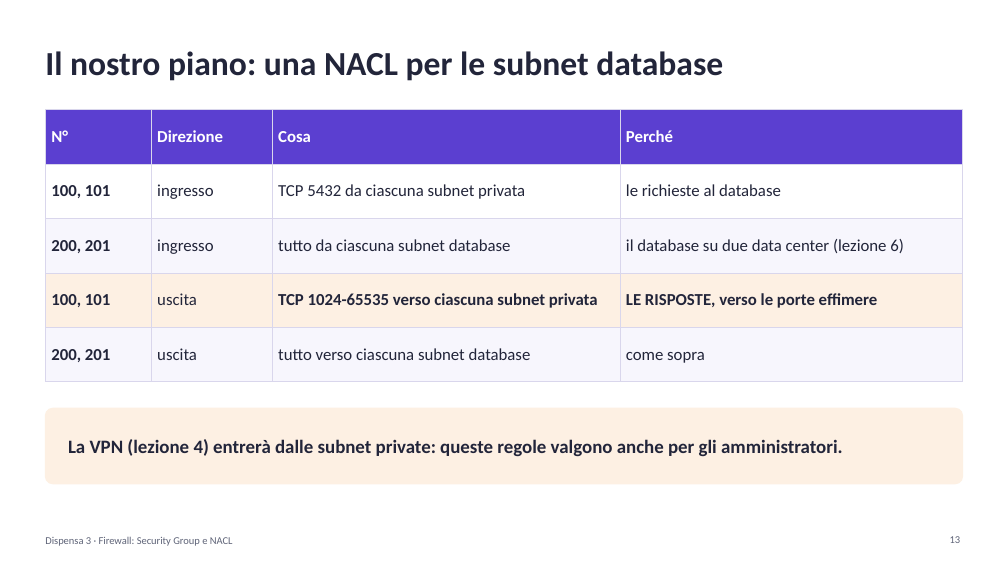
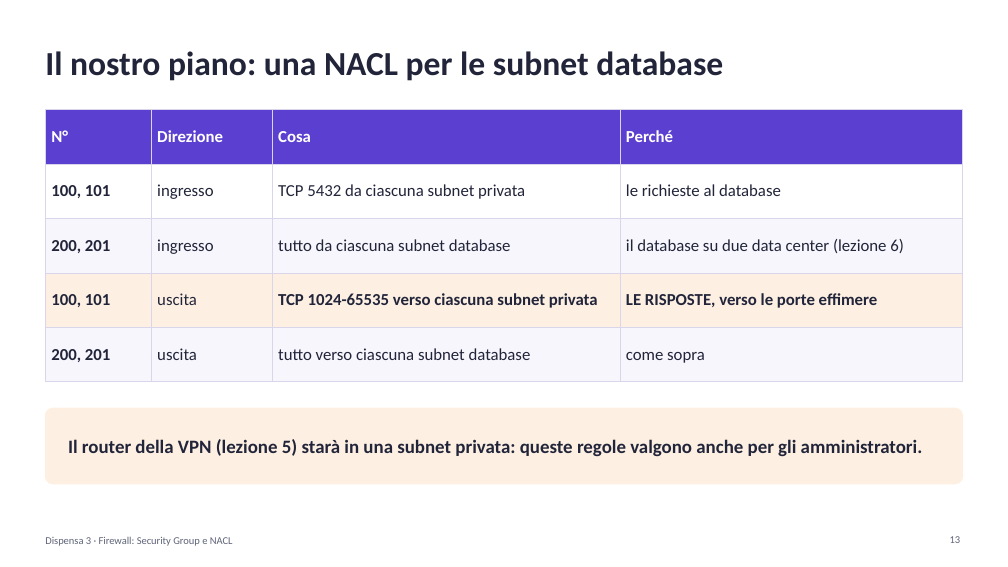
Before and after one commit to cereZ23/aws, a slide deck: slide 13 of slide/slide-3-firewall.pptx. Drawn at 1008x567 pixels with LibreOffice and Linux fonts; fonts in the diff are those of the drawing. Boxes give left, top, right and bottom in pixels: in the first picture for what was removed or moved away, otherwise in the second. Text is boxed around its words. In the diff, an @@ line names an element or a change of style, - is before the commit and + after.

Commit message:
Lezioni 4 (EC2) e 5 (Tailscale) al posto della Client VPN; riferimenti aggiornati

```diff
--- a/slide/slide-3-firewall.pptx
+++ b/slide/slide-3-firewall.pptx
@@ text at [68, 439, 923, 456]: text changed @@
-La VPN (lezione 4) entrerà dalle subnet private: queste regole valgono anche per gli amministratori.
+Il router della VPN (lezione 5) starà in una subnet privata: queste regole valgono anche per gli amministratori.
```
Also in this commit, not shown: 3 other slides changed, 12 other files.
